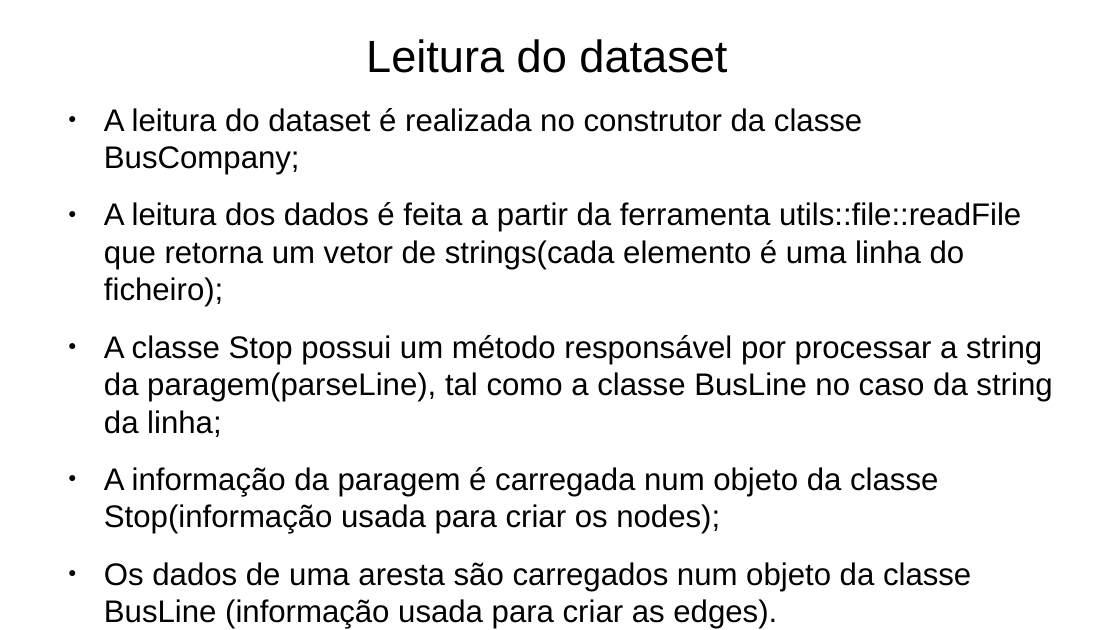
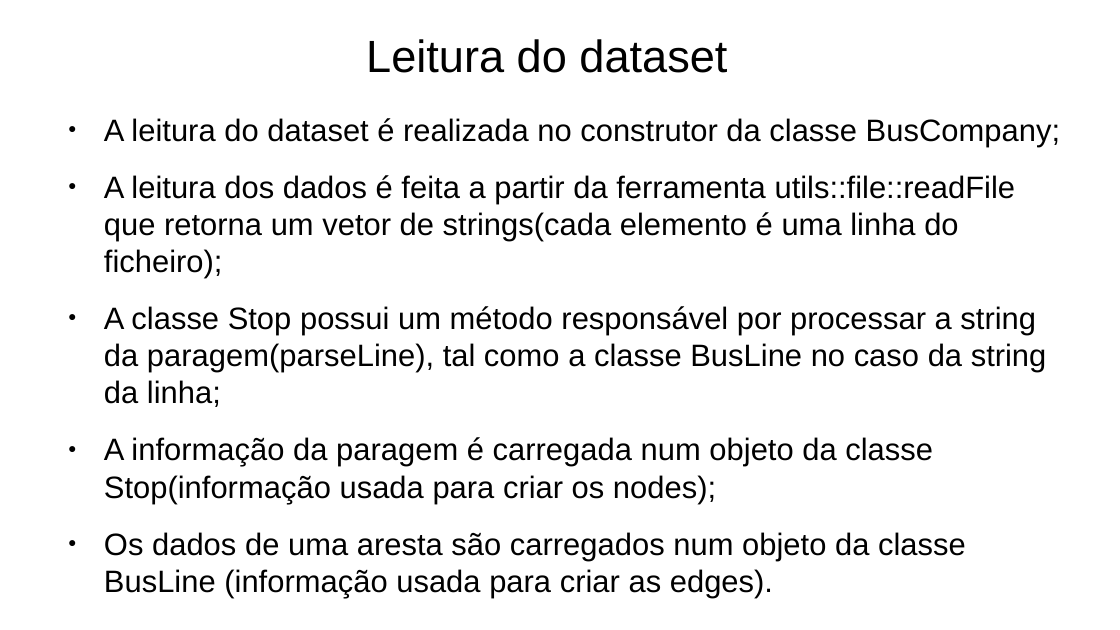
Before and after one commit to Naapperas/feup-aed-proj2, a slide deck: slide 3 of Apresentação.pptx. Drawn at 1120x630 pixels with LibreOffice and Linux fonts; fonts in the diff are those of the drawing. Boxes give left, top, right and bottom in pixels: in the first picture for what was removed or moved away, otherwise in the second. Text is boxed around its words. In the diff, an @@ line names an element or a change of style, - is before the commit and + after.

```diff
--- a/Apresentação.pptx
+++ b/Apresentação.pptx
@@ text "A leitura do dataset é ..." moved from (x1=104, y1=108, x2=1052, y2=629) to (x1=104, y1=118, x2=1060, y2=598) @@
@@ text "A leitura do dataset é ..." at (x1=104, y1=118, x2=1060, y2=598): size 22.1 to 21.9 pt @@
```
Also in this commit, not shown: 12 other slides changed, 1 slide added, 1 other file.
